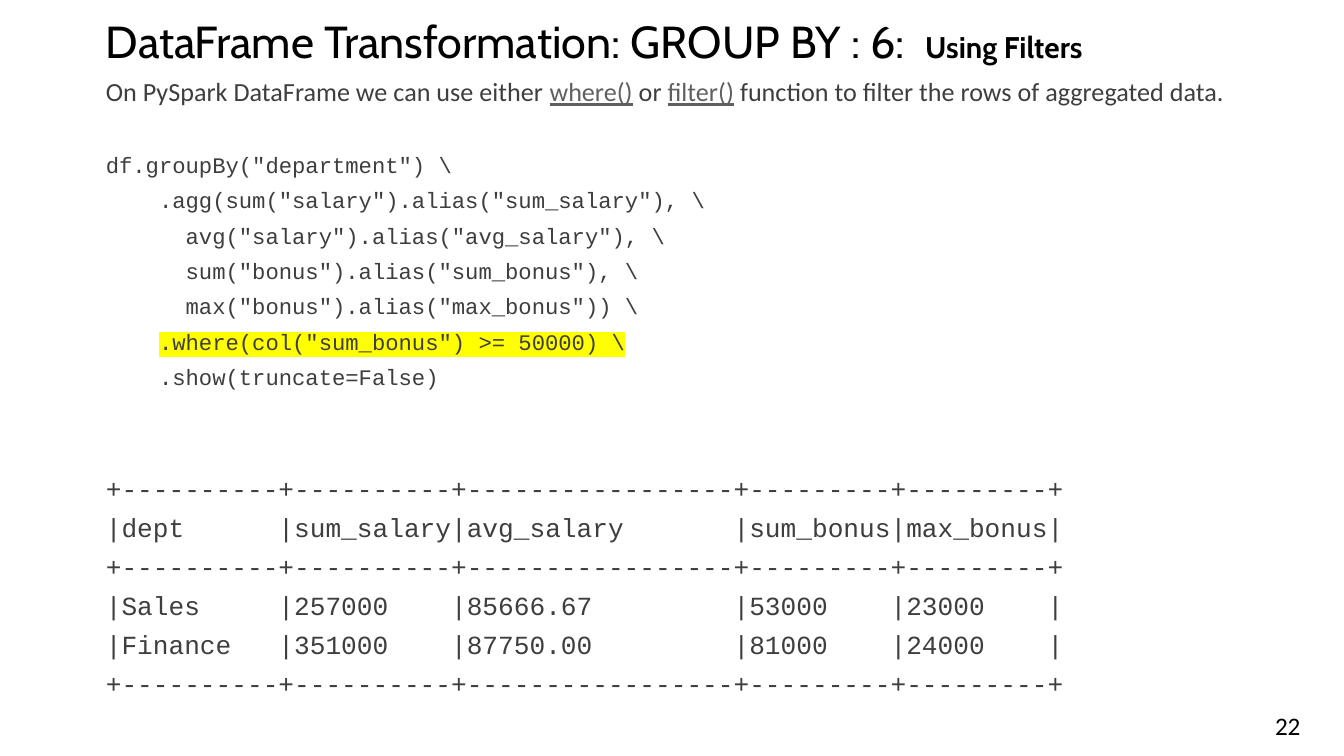
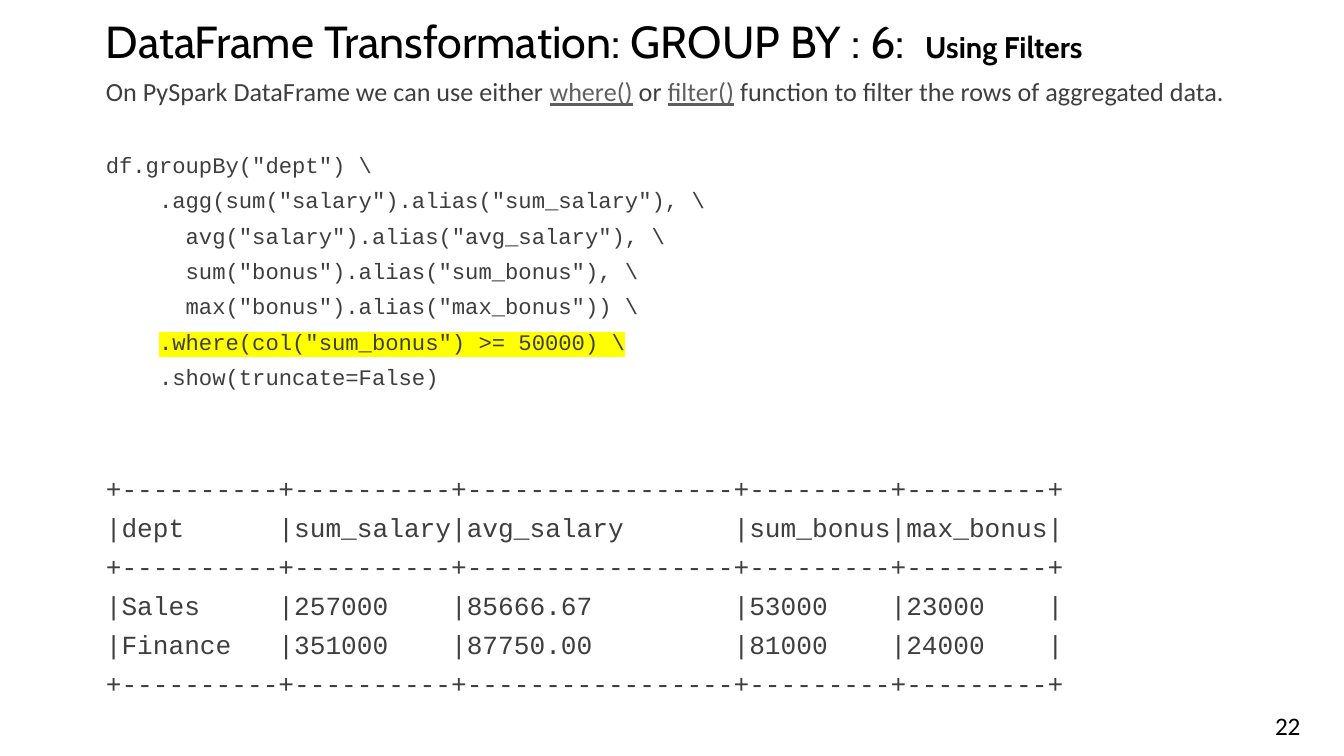
Before and after one commit to mahmoudparsian/big-data-mapreduce-course, a slide deck: slide 22 of slides/pyspark/dataframes_slides/7.3_dataFrames_transformations_groupby.pptx. Drawn at 1344x756 pixels with LibreOffice and Linux fonts; fonts in the diff are those of the drawing; background and template pictures are left out. Boxes give left, top, right and bottom in pixels: in the first picture for what was removed or moved away, otherwise in the second. Text is boxed around its words. In the diff, an @@ line names an element or a change of style, - is before the commit and + after.

```diff
--- a/slides/pyspark/dataframes_slides/7.3_dataFrames_transformations_groupby.pptx
+++ b/slides/pyspark/dataframes_slides/7.3_dataFrames_transformations_groupby.pptx
@@ text at [106,157,346,178]: text changed @@
-df.groupBy("department") \
+df.groupBy("dept") \
```
Also in this commit, not shown: 6 other files.
